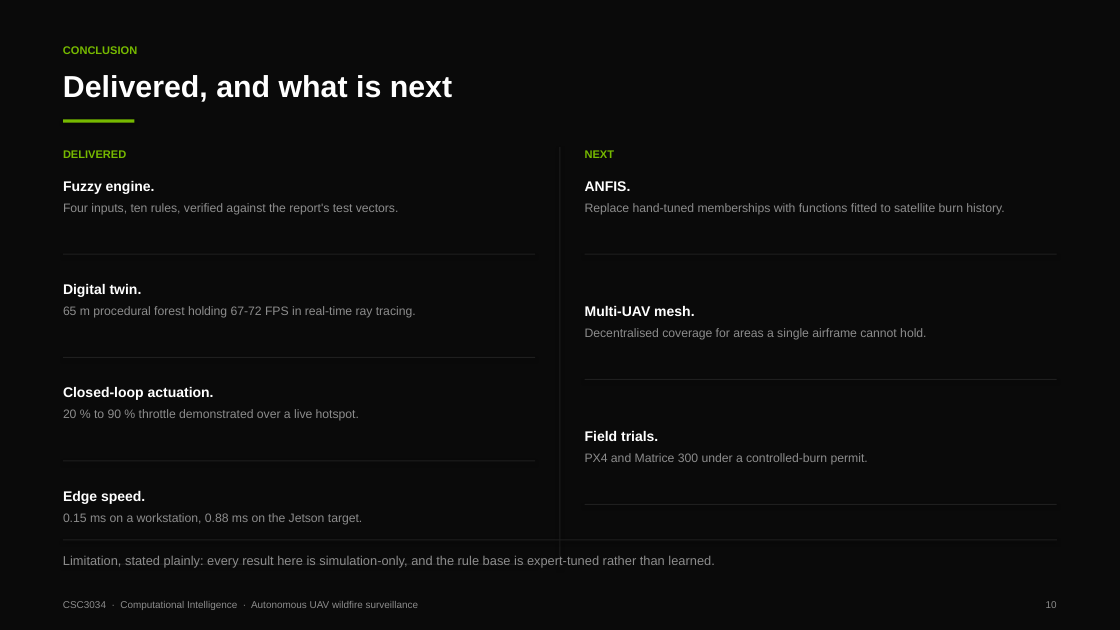
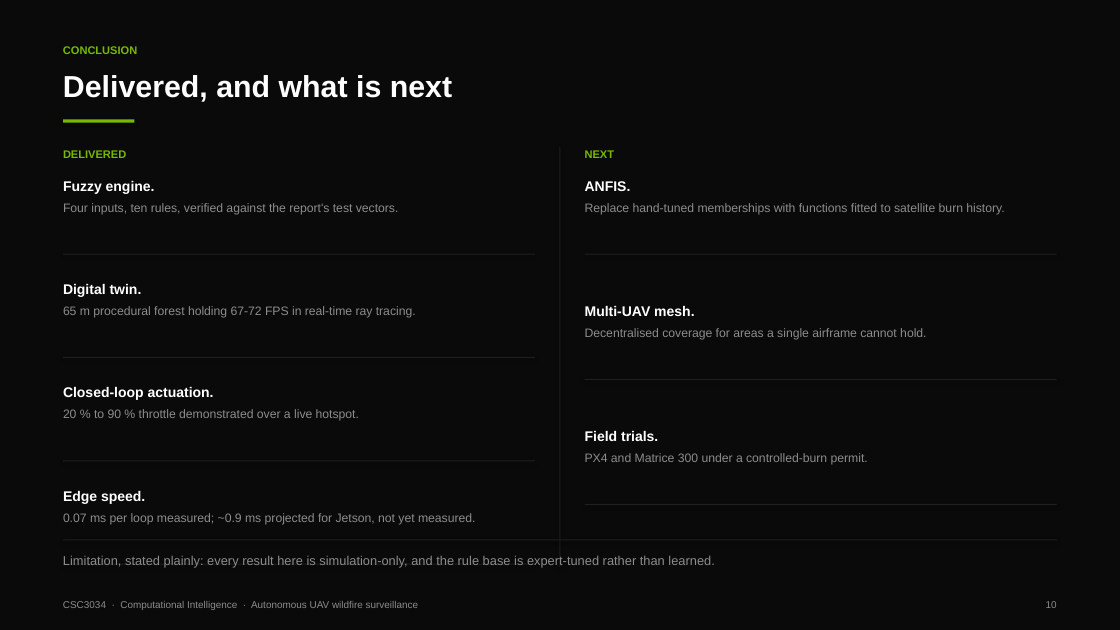
Before and after one commit to 123haiku/csc3034-fuzzy-wildfire-sim, a slide deck: slide 10 of docs/presentation/CSC3034_Presentation_Slides.pptx. Drawn at 1120x630 pixels with LibreOffice and Linux fonts; fonts in the diff are those of the drawing. Boxes give left, top, right and bottom in pixels: in the first picture for what was removed or moved away, otherwise in the second. Text is boxed around its words. In the diff, an @@ line names an element or a change of style, - is before the commit and + after.

```diff
--- a/docs/presentation/CSC3034_Presentation_Slides.pptx
+++ b/docs/presentation/CSC3034_Presentation_Slides.pptx
@@ text at <box>63,513,475,525</box>: text changed @@
-0.15 ms on a workstation, 0.88 ms on the Jetson target.
+0.07 ms per loop measured; ~0.9 ms projected for Jetson, not yet measured.
```
Also in this commit, not shown: 5 other slides changed, 8 other files.
